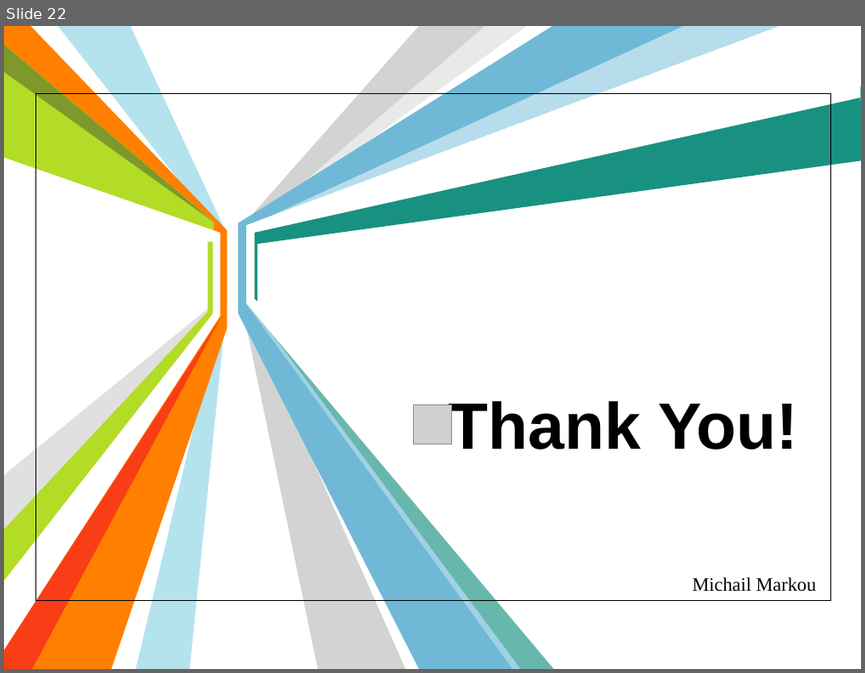
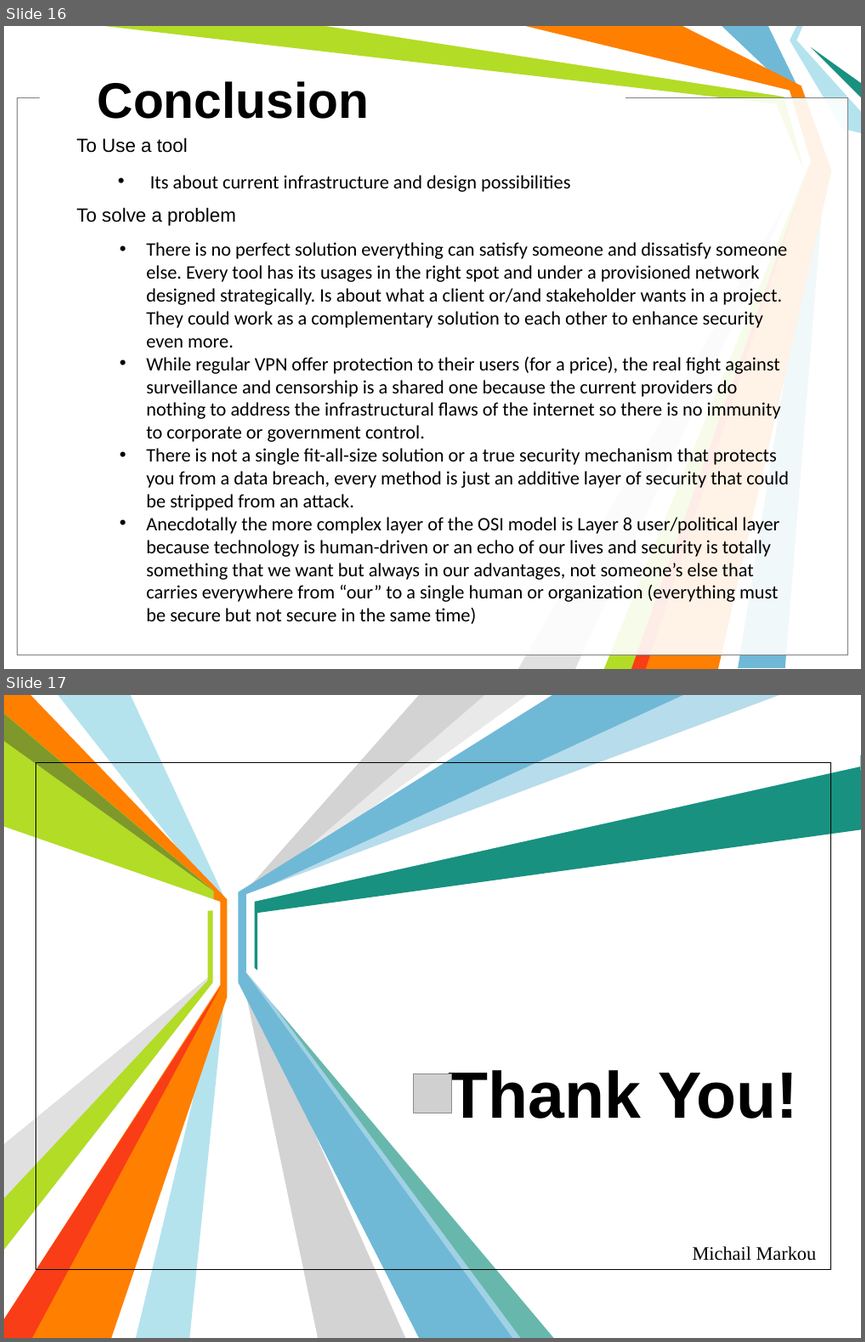
Before and after one commit to michailmarkou1995/BSc-Computer-Science-Projects, a slide deck: COMPUTER AND NETWORK SECURITY (CN6003)/Encryption_Tools_Presentation.pptx. Shown one above the other, each under a label of ours: slide 22 before the commit, slides 16 and 17 after it. The pictures are 865x673 and 865x1342 pixels, drawn with LibreOffice and Linux fonts; fonts in the diff are those of the drawing; grey boxes stand for pictures; background and template pictures are left out. Boxes give left, top, right and bottom in pixels: in the first picture for what was removed or moved away, otherwise in the second. Text is boxed around its words. In the diff, an @@ line names an element or a change of style, - is before the commit and + after.

```diff
--- a/COMPUTER AND NETWORK SECURITY (CN6003)/Encryption_Tools_Presentation.pptx
+++ b/COMPUTER AND NETWORK SECURITY (CN6003)/Encryption_Tools_Presentation.pptx
@@ slide 16 added at (4,26,861,669), background #FFFFFF @@
@@ freeform shape added at (104,26,812,669), fill #B3DC27 @@
@@ freeform shape added at (325,26,811,669), fill #FFFFFF @@
@@ freeform shape added at (525,26,831,669), fill #FF7F00 @@
@@ freeform shape added at (722,26,826,668), fill #6FB9D7 @@
@@ freeform shape added at (789,26,861,133), fill #B4E3EE @@
@@ freeform shape added at (812,47,861,97), fill #189180 @@
@@ rectangle added at (18,98,848,655), fill #FFFFFF at 69% opacity, outline #000000 0.75 pt @@
@@ rectangle added at (18,98,848,655), fill #FFFFFF at 69% opacity, outline #808080 0.75 pt @@
@@ rectangle added at (40,90,625,104), fill #FFFFFF @@
@@ title added at (98,81,370,119), 42 pt, text #000000, bold @@
+Conclusion
@@ text added at (76,137,188,153), 16 pt, text #000000 @@
+To Use a tool
@@ text added at (150,175,570,192), 16 pt, text #000000 @@
+• Its about current infrastructure and design possibilities
@@ freeform shape added at (518,181,798,669), fill #E0E0E0 @@
@@ freeform shape added at (631,182,802,669), fill #F93D17 @@
@@ text added at (76,207,236,226), 16 pt, text #000000 @@
+To solve a problem
@@ text added at (146,242,789,624), 16 pt, text #000000 @@
+• There is no perfect solution everything can satisfy someone and dissatisfy someone else. Every tool has its usages in the right spot and under a provisioned network designed strategically. Is about what a client or/and stakeholder wants in a project. They could work as a complementary solution to each other to enhance security even more.
+• While regular VPN offer protection to their users (for a price), the real fight against surveillance and censorship is a shared one because the current providers do nothing to address the infrastructural flaws of the internet so there is no immunity to corporate or government control.
+• There is not a single fit-all-size solution or a true security mechanism that protects you from a data breach, every method is just an additive layer of security that could be stripped from an attack.
+• Anecdotally the more complex layer of the OSI model is Layer 8 user/political layer because technology is human-driven or an echo of our lives and security is totally something that we want but always in our advantages, not someone’s else that carries everywhere from “our” to a single human or organization (everything must be secure but not secure in the same time)
@@ what was slide 22 is now slide 17 @@
```
Also in this commit, not shown: 2 slides changed, 12 other slides added, 18 slides removed.
